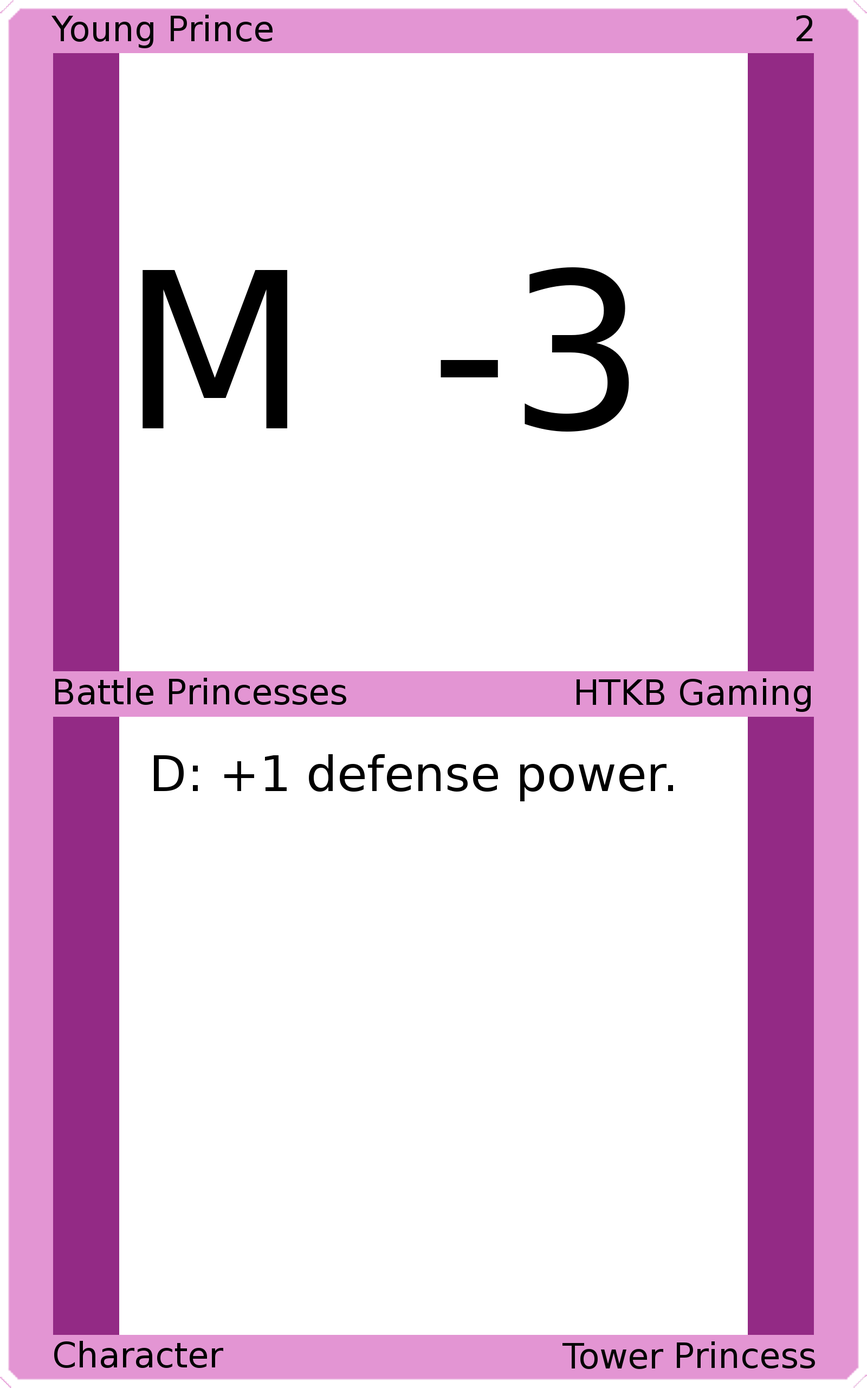
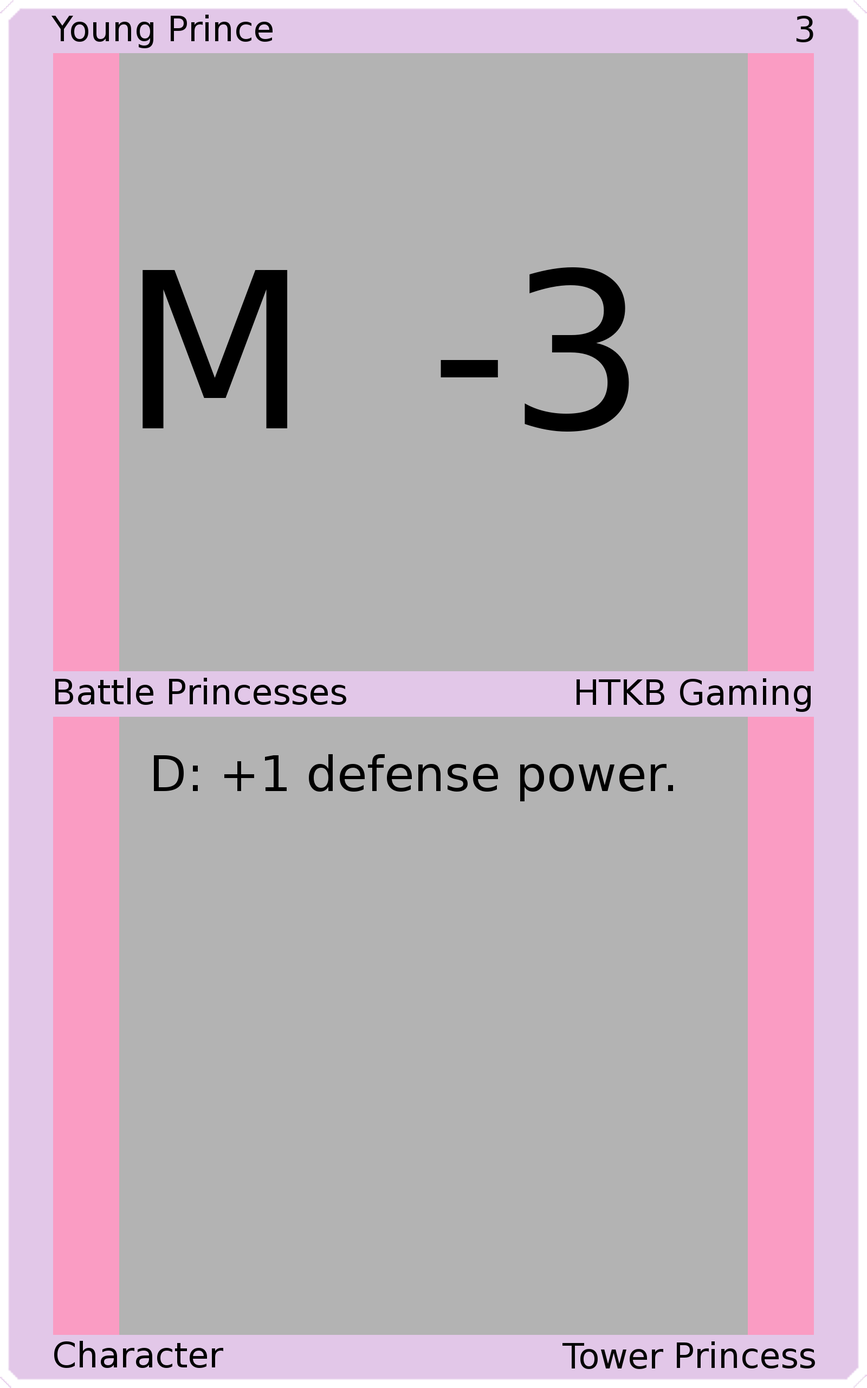
Layer changes from the first w=867, h=1388 image to the second:
painted on "Upper Right" over [796, 15, 814, 43]
painted on "Border" over [0, 0, 867, 1388]
painted on "Top Background" over [119, 52, 748, 673]
painted on "Bottom Background" over [119, 715, 748, 1336]
painted on "Background" over [35, 35, 832, 1352]
